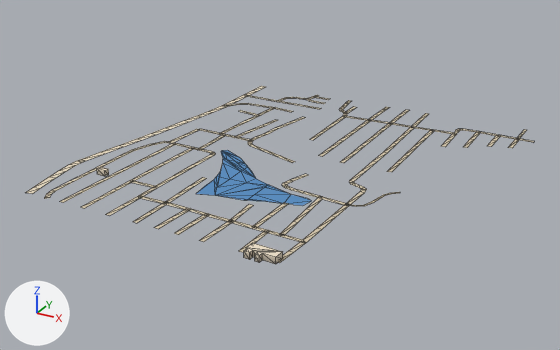
An edit to the glTF model public/assets/bengaluru-region-v1/tiles/t-3_-36-l0.glb, drawn before and after from the same camera.
Before and after are seen from a 50 mm lens placed at (-826.0, -18584.0, 388.0), pointed at (-1271.0, -17774.0, -17.0). Every picture has the same lights, and +X, +Y and +Z are marked at lower left. The picture after the commit comes second. Mesh edges are drawn as thin lines.

Objects in the first picture: 'building', 'ground', 'water'.
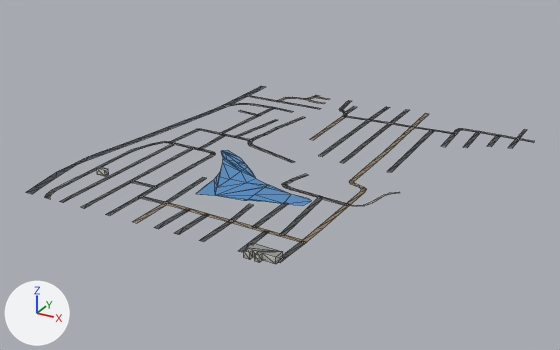
Boxes (x1, y1, x2, y2) around the edits, measured in the pictures (560 x 350 px; the box of a moved part takes in the faces that stretch with it):
'ground', reshaped: before (26, 86, 534, 263); after (27, 86, 534, 263)
part 1 of me_building, recoloured: (97, 167, 283, 264) in both
part 2 of me_ground, moved or reshaped: before (26, 86, 459, 263); after (27, 86, 459, 263)
part 3 of me_ground, recoloured: (27, 95, 534, 263) in both

What changed in the scene script:
```text
Change me_building:
    used by ob_building; location = (-1500.0, -18000.0, 0.0)
    remove me_building.from_pydata(...)  # 32 vertices, 44 faces; spans x 47.0..350.0, y -8.0..90.0, z 0.0..8.0
    add me_building.from_pydata(...)  # 32 vertices, 56 faces; spans x 47.0..350.0, y -8.0..90.0, z 0.0..8.0
    me_building part 1: 44 kept faces spanning x 47.0..350.0, y -8.0..90.0, z 0.0..8.0 get new vertex colours
    edits to the shape of me_building do not show in these pictures
Change me_ground:
    used by ob_ground; location = (-1500.0, -18000.0, 0.0)
    remove me_ground.from_pydata(...)  # 560 vertices, 462 faces; spans x -4.0..500.0, y -2.0..501.0, z 1.0
    add me_ground.from_pydata(...)  # 564 vertices, 466 faces; spans x 0.0..500.0, y 0.0..500.0, z 1.0
    me_ground part 2
    19 vertices are removed from x -1.0..336.0, y -2.0..501.0, z 1.0
    45 faces are deleted
    5 vertices in x 72.0..176.0, y 28.0..106.0, z 1.0 move by (0.0, -7.0, 0.0)
    4 vertices in x 65.0..102.0, y 57.0..71.0, z 1.0 move by (0.0, -10.0, 0.0)
    22 vertices move from x -4.0..397.0, y -1.0..499.0, z 1.0 to x 0.0..398.0, y 0.0..500.0, z 1.0
    23 vertices are added at x 0.0..336.0, y 0.0..500.0, z 1.0
    49 new faces join them
    me_ground part 3: 417 kept faces spanning x 0.0..500.0, y 0.0..500.0, z 1.0 get new vertex colours; the middle colour goes from beige #d7c9ae to dark grey #535556
```
